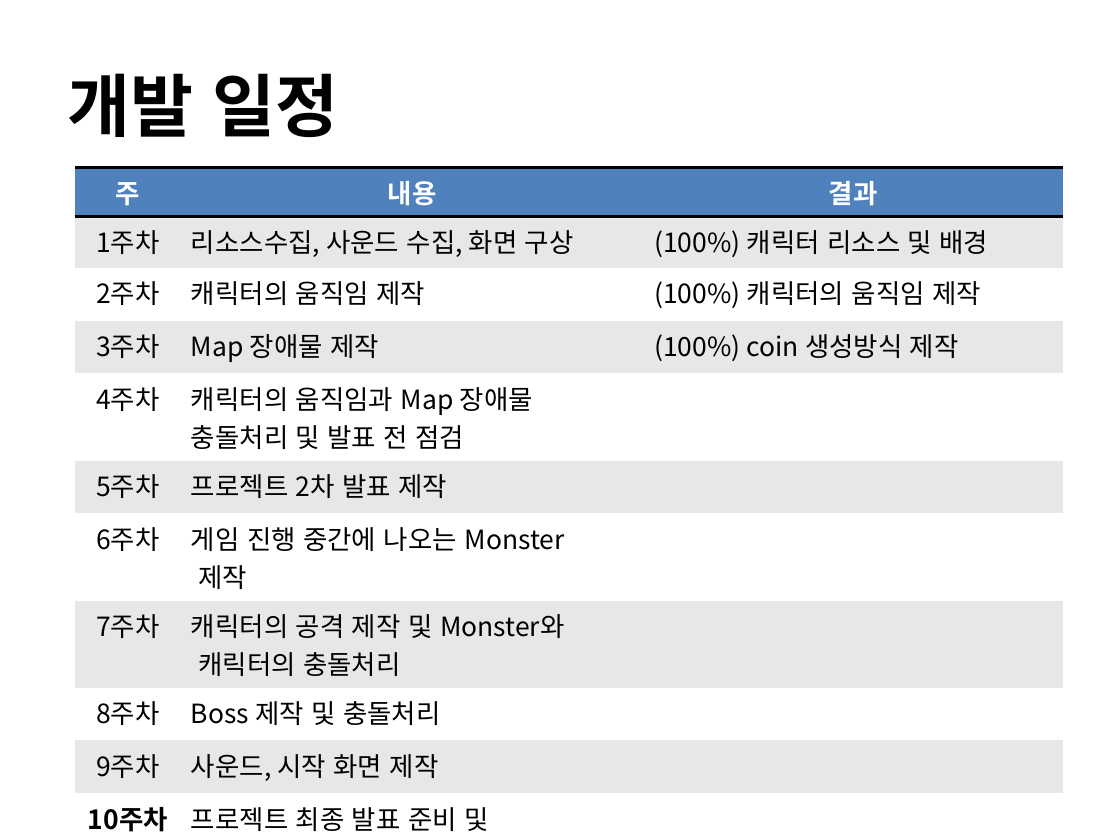
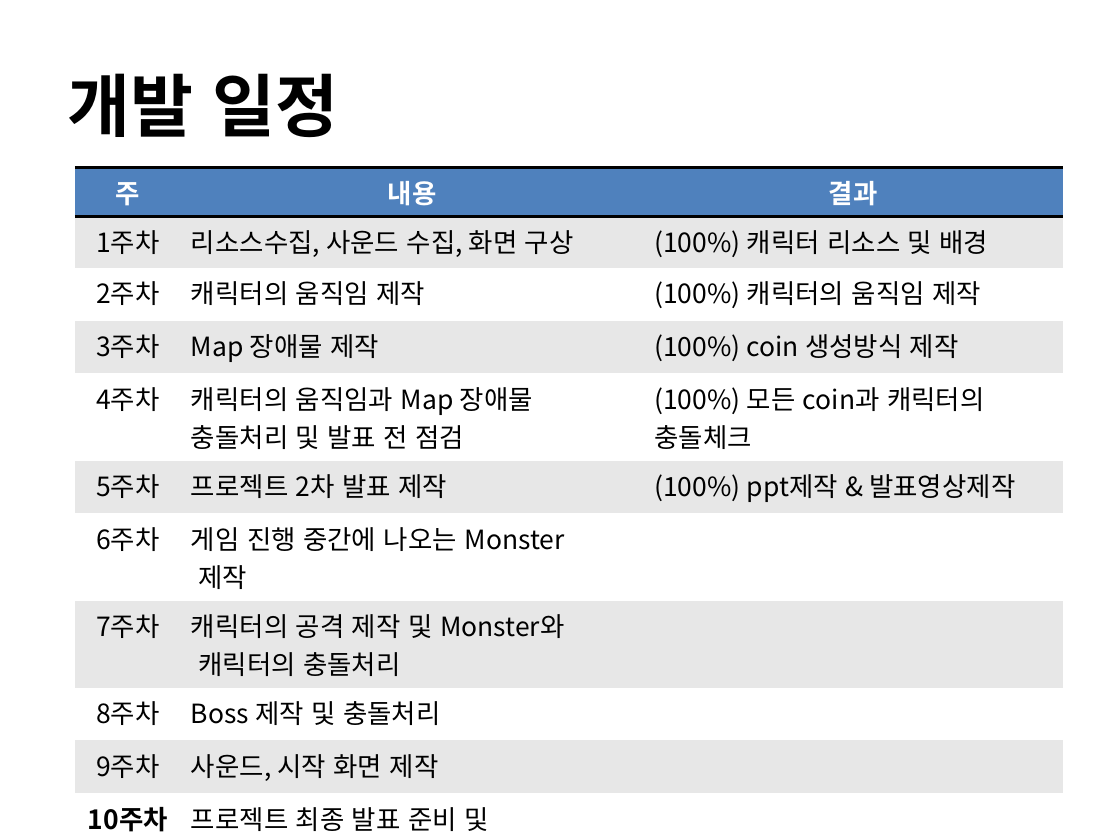
Before and after one commit to hwawonhan/2dgp, a slide deck: slide 4 of ppt/project_2.pptx. Drawn at 1120x840 pixels with LibreOffice and Linux fonts; fonts in the diff are those of the drawing; background and template pictures are left out. Boxes give left, top, right and bottom in pixels: in the first picture for what was removed or moved away, otherwise in the second. Text is boxed around its words. In the diff, an @@ line names an element or a change of style, - is before the commit and + after.

```diff
--- a/ppt/project_2.pptx
+++ b/ppt/project_2.pptx
@@ table at <box>75,168,1063,836</box> @@
-row 5, column 3: 
+row 5, column 3: (100%) 모든 coin과 캐릭터의 충돌체크
-row 6, column 3: 
+row 6, column 3: (100%) ppt제작 & 발표영상제작
```
Also in this commit, not shown: 1 other slide changed.
